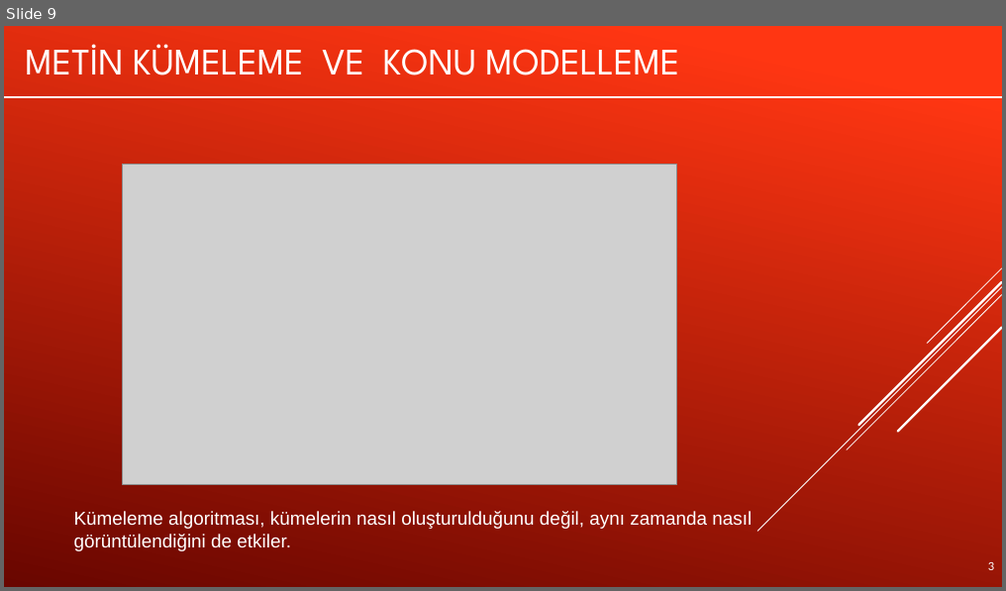
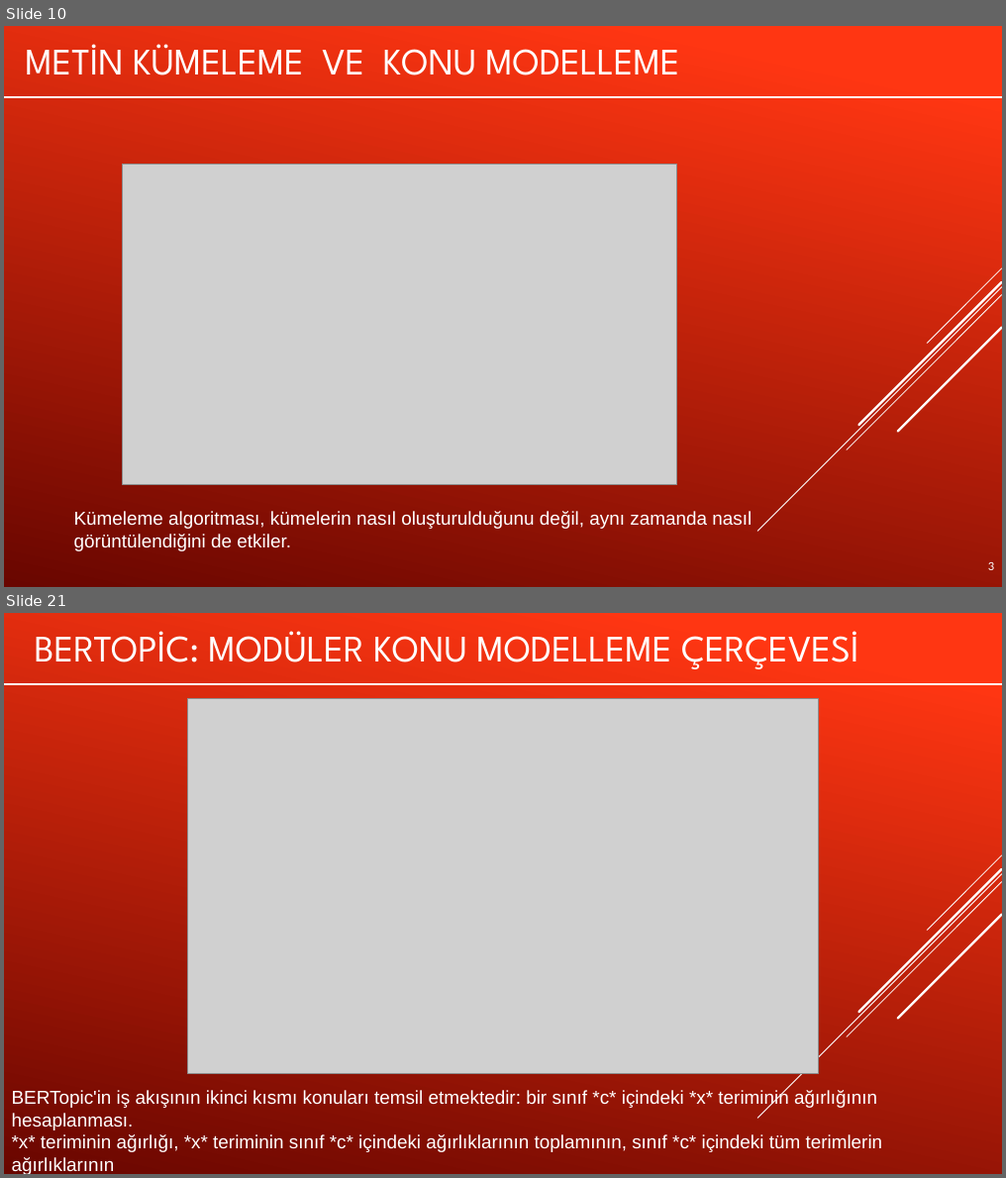
Before and after one commit to muratsimsek003/YZM423_LLM, a slide deck: LLMWEEK5.pptx. Shown one above the other, each under a label of ours: slide 9 before the commit, slides 10 and 21 after it; the slides between them are not shown. The pictures are 1006x591 and 1006x1178 pixels, drawn with LibreOffice and Linux fonts; fonts in the diff are those of the drawing; grey boxes stand for pictures. Boxes give left, top, right and bottom in pixels: in the first picture for what was removed or moved away, otherwise in the second. Text is boxed around its words. In the diff, an @@ line names an element or a change of style, - is before the commit and + after.

```diff
--- a/LLMWEEK5.pptx
+++ b/LLMWEEK5.pptx
@@ slide 21 added at bbox=[4, 613, 1002, 1174], background gradient #FF3712 to #6A0600; not listed: 5 template elements that a slide beside it also shows @@
@@ title added at bbox=[208, 631, 859, 669], 36 pt, text #FFFFFF @@
+BERTOPIC: MODÜLER KONU MODELLEME ÇERÇEVESI
@@ freeform shape added at bbox=[4, 684, 1002, 684], outline #FFFFFF 2 pt @@
@@ picture added at bbox=[188, 699, 819, 1074] @@
@@ text added at bbox=[12, 1089, 883, 1174], 18 pt, text #FFFFFF @@
+BERTopic'in iş akışının ikinci kısmı konuları temsil etmektedir: bir sınıf *c* içindeki *x* teriminin ağırlığının hesaplanması.
+*x* teriminin ağırlığı, *x* teriminin sınıf *c* içindeki ağırlıklarının toplamının, sınıf *c* içindeki tüm terimlerin ağırlıklarının
@@ what was slide 9 is now slide 10 @@
```
Also in this commit, not shown: 1 slide changed, 13 other slides added.
